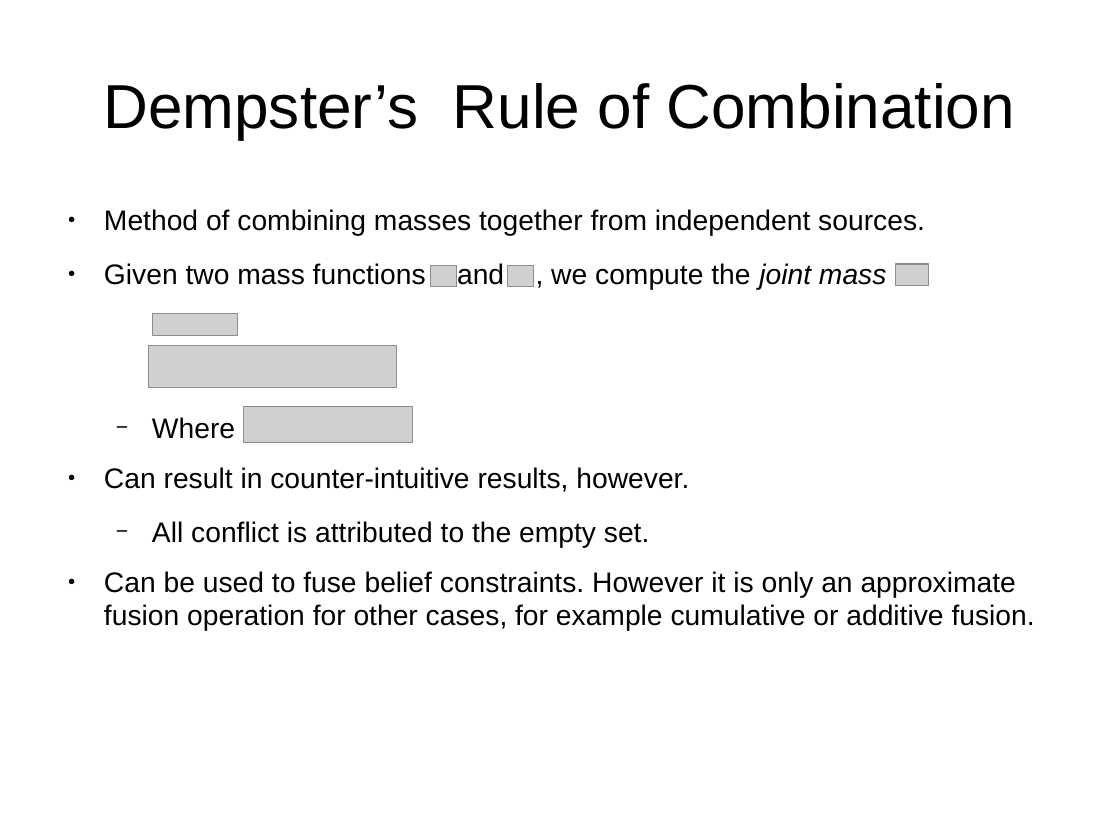
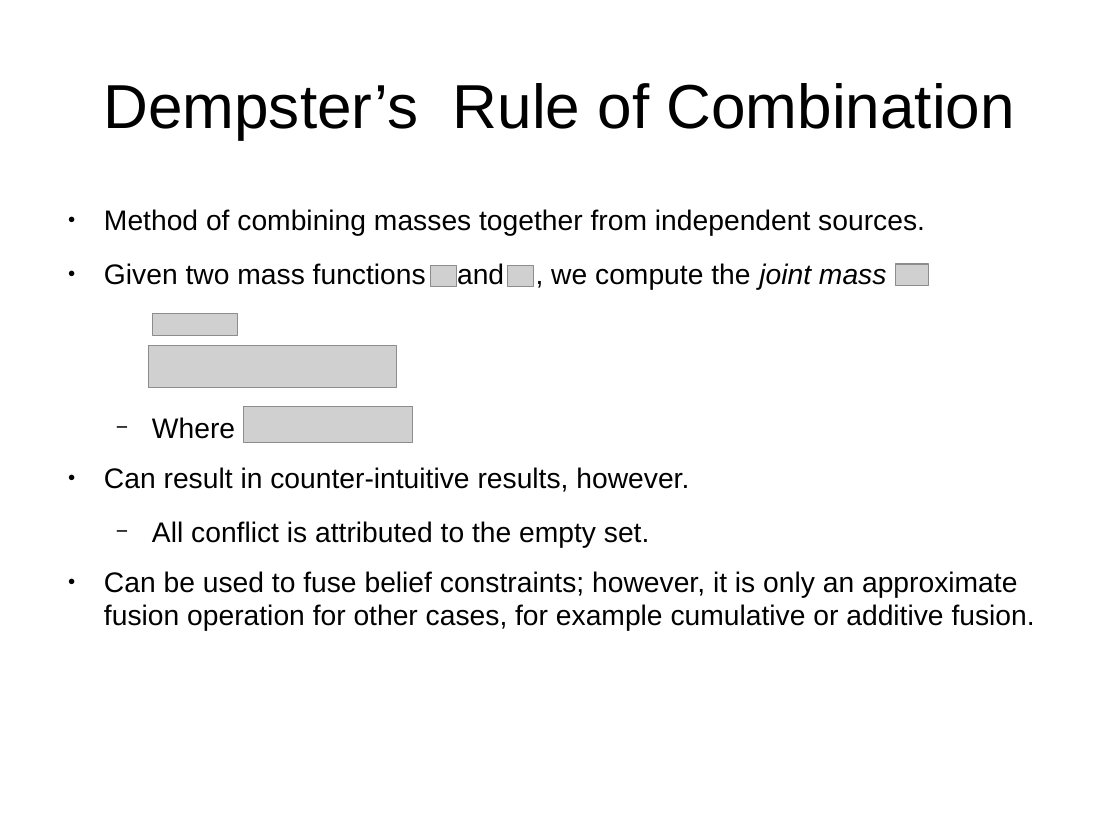
Before and after one commit to bstamour/SLHS, a slide deck: slide 11 of docs/proposal-from-bob.odp. Drawn at 1120x840 pixels with LibreOffice and Linux fonts; fonts in the diff are those of the drawing; grey boxes stand for pictures. Boxes give left, top, right and bottom in pixels: in the first picture for what was removed or moved away, otherwise in the second. Text is boxed around its words. In the diff, an @@ line names an element or a change of style, - is before the commit and + after.

```diff
--- a/docs/proposal-from-bob.odp
+++ b/docs/proposal-from-bob.odp
@@ text at box(104, 571, 1035, 631): text changed @@
-● Can be used to fuse belief constraints. However it is only an approximate fusion operation for other cases, for example cumulative or additive fusion.
+● Can be used to fuse belief constraints; however, it is only an approximate fusion operation for other cases, for example cumulative or additive fusion.
```
Also in this commit, not shown: 10 other slides changed, 1 slide removed.
